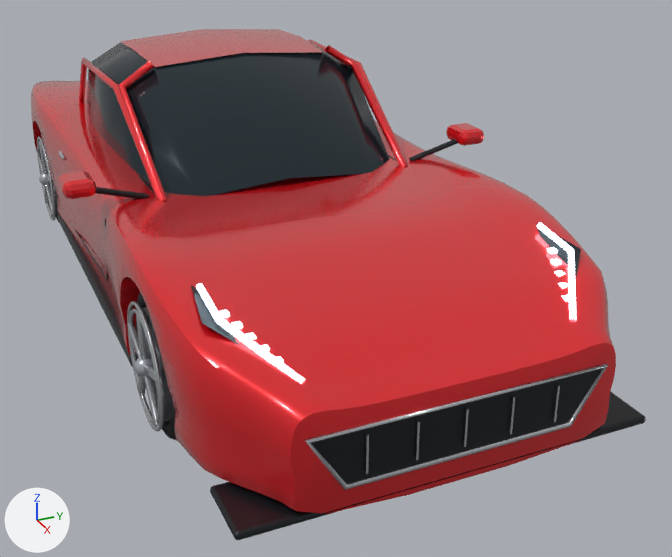
The Blender file Horizon-REA-2026/tools/blender/selected-sources/ferrari-california-t.blend as it was, and as the next commit left it.
Before and after are seen from a camera (50 mm lens) standing at (4.72, -1.61, 2.27) and looking at (0.42, 0.33, 0.13). Arrows for +X, +Y and +Z are at lower left; the lights stay in place. The first picture is the older version.

In view in the first picture: 'body_carbon_trim', 'body_chrome', 'body_glass', 'body_headlight', 'body_paint', 'wheel_fl_rim', 'wheel_rl_rim' and 6 more.
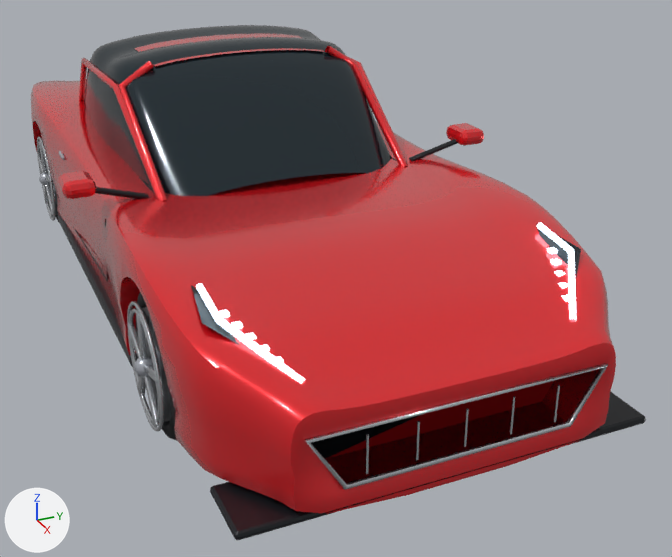
What the commit changed:
me_coachwork is used by ob_body_paint; location (0.0, 0.0, 0.0).
me_coachwork had 2827 vertices, 5568 faces and spanned x -2.29..2.29, y -1.1..1.1, z 0.13..1.33.
me_coachwork now has 2943 vertices, 5768 faces and spans x -2.29..2.29, y -1.1..1.1, z 0.13..1.33.
me_coachwork part 1: 5 vertices removed from x -0.82..-0.07, y -0.49..0.49, z 1.28..1.3; 113 vertices added at x -0.82..-0.07, y -0.49..0.49, z 1.27..1.33.
me_coachwork part 2: 8 vertices added at x 2.11..2.29, y -0.62..0.62, z 0.25..0.48.
me_glazing is used by ob_body_glass; location (0.0, 0.0, 0.0).
me_glazing had 35 vertices, 48 faces and spanned x -1.42..0.59, y -0.71..0.71, z 0.67..1.32.
me_glazing now has 625 vertices, 1152 faces and spans x -1.42..0.59, y -0.71..0.71, z 0.67..1.35.
me_glazing part 3: 590 vertices added at x -1.42..0.59, y -0.71..0.71, z 0.68..1.35.
me_window_sill is used by ob_body_carbon_trim; location (0.0, 0.0, 0.0).
me_window_sill had 812 vertices, 1462 faces and spanned x -2.29..2.29, y -0.98..0.98, z 0.11..0.89.
me_window_sill now has 820 vertices, 1470 faces and spans x -2.29..2.29, y -0.98..0.98, z 0.11..0.89.
me_window_sill part 4: the loose piece of 4 vertices spanning x 2.29, y -0.62..0.62, z 0.25..0.48 is moved by (-0.18, 0.0, 0.0).
me_window_sill part 5: 8 vertices added at x 2.11..2.28, y -0.62..0.62, z 0.25..0.48.
Other edits to the shape of me_window_sill do not show in these pictures.

Where the change shows, as pixel boxes [x1, y1, x2, y2] in the pictures (672 x 557 px; the box of a moved part takes in the faces that stretch with it):
'body_paint', reshaped
    before: [31, 29, 616, 514]
    after: [31, 33, 616, 514]
'body_glass', reshaped (10% taller)
    before: [87, 41, 389, 196]
    after: [84, 25, 392, 196]
part 1 of me_coachwork, built on
    before: [120, 29, 323, 67]
    after: [134, 33, 324, 66]
part 2 of me_coachwork, added (red)
    after: [291, 343, 616, 514]
part 3 of me_glazing, added
    after: [84, 25, 392, 196]
part 4 of me_window_sill, moved or reshaped
    before: [312, 368, 602, 484]
    after: [312, 415, 420, 459]
part 5 of me_window_sill, added
    after: [327, 369, 599, 483]
